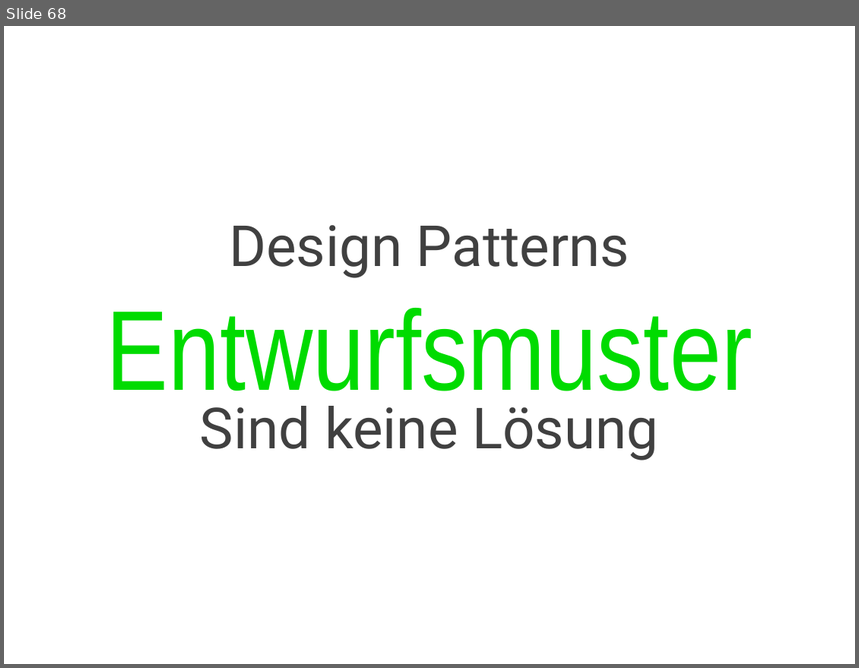
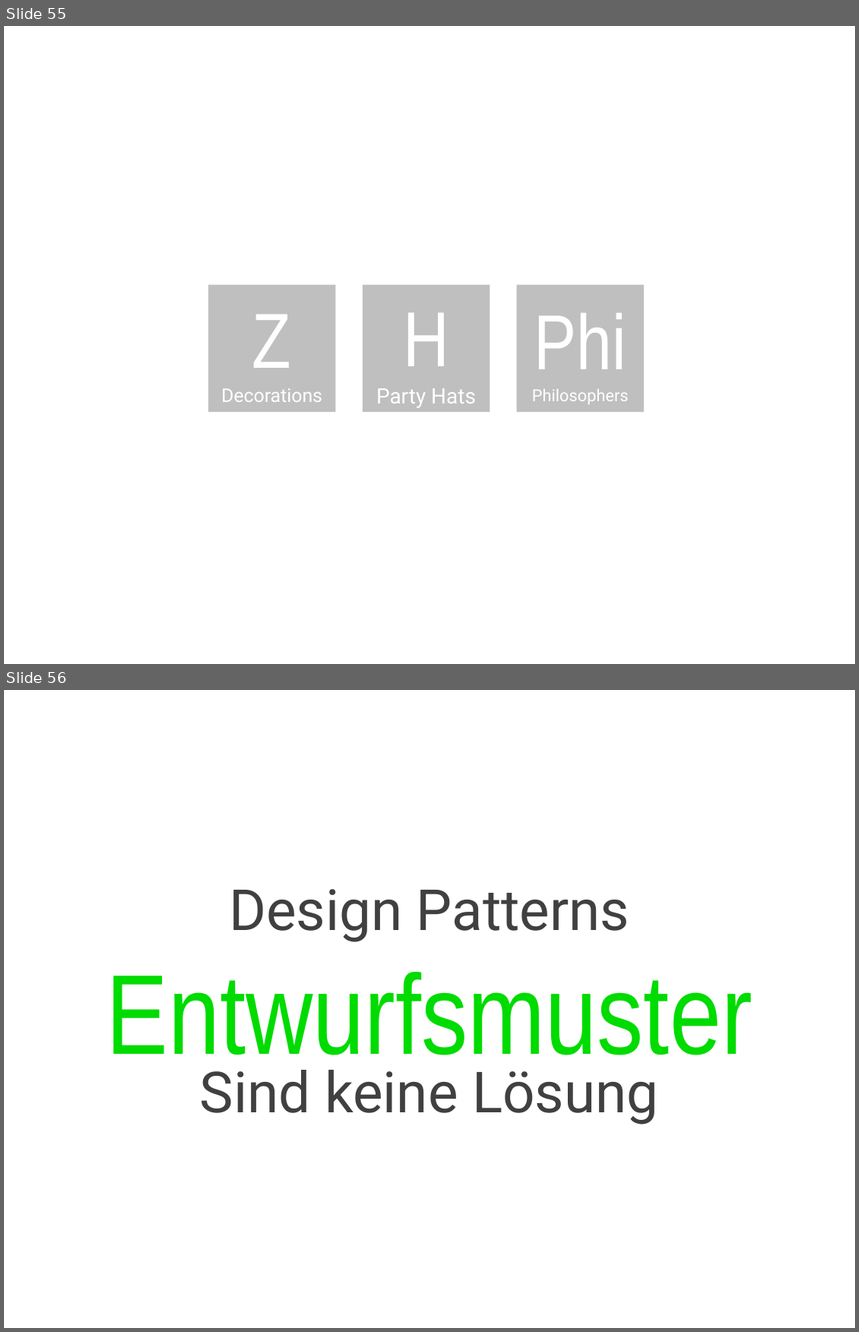
Before and after one commit to cessor/empathiccode, a slide deck: WeaselWords-DotnetDevCon.pptx. Shown one above the other, each under a label of ours: slide 68 before the commit, slides 55 and 56 after it. The pictures are 859x668 and 859x1332 pixels, drawn with LibreOffice and Linux fonts; fonts in the diff are those of the drawing. Boxes give left, top, right and bottom in pixels: in the first picture for what was removed or moved away, otherwise in the second. Text is boxed around its words. In the diff, an @@ line names an element or a change of style, - is before the commit and + after.

```diff
--- a/WeaselWords-DotnetDevCon.pptx
+++ b/WeaselWords-DotnetDevCon.pptx
@@ slide 55 added at <box>4,26,855,664</box>, background #FFFFFF @@
@@ rectangle added at <box>208,284,336,412</box>, fill #BFBFBF, 16 pt, text #FFFFFF @@
+Z
+Decorations
@@ rectangle added at <box>363,284,490,412</box>, fill #BFBFBF, 18 pt, text #FFFFFF @@
+H
+Party Hats
@@ rectangle added at <box>516,284,644,412</box>, fill #BFBFBF, 14 pt, text #FFFFFF @@
+Phi
+Philosophers
@@ what was slide 68 is now slide 56 @@
```
Also in this commit, not shown: 1 slide changed, 50 other slides added, 68 slides removed, 1 other file.
